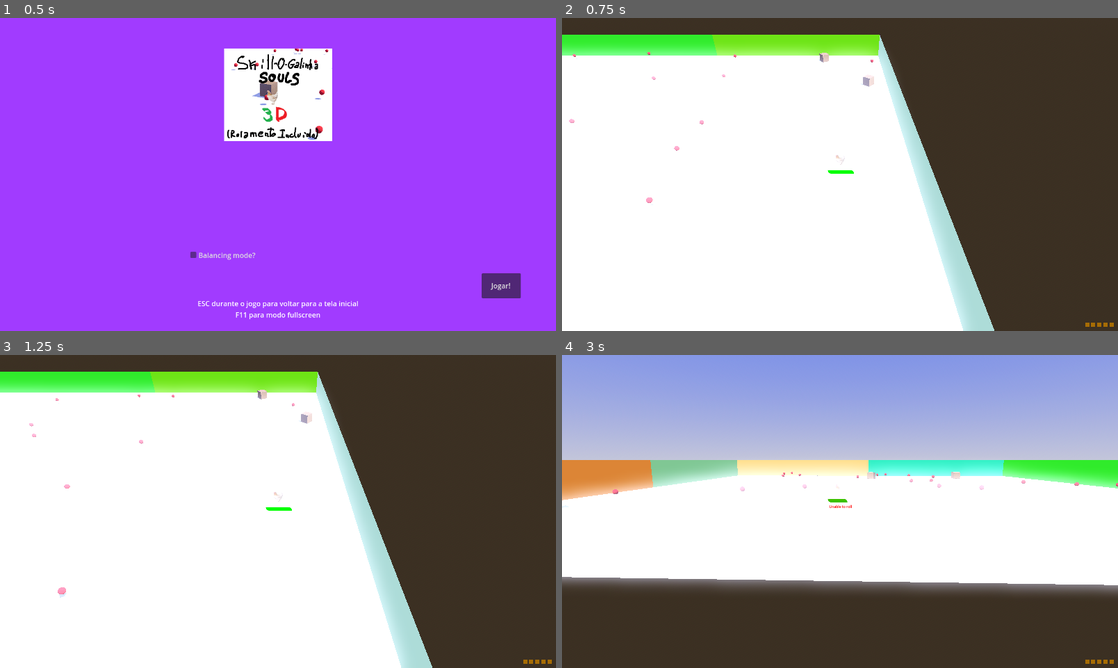
Above: before the commit, frames 1-4 (two rows, left to right).
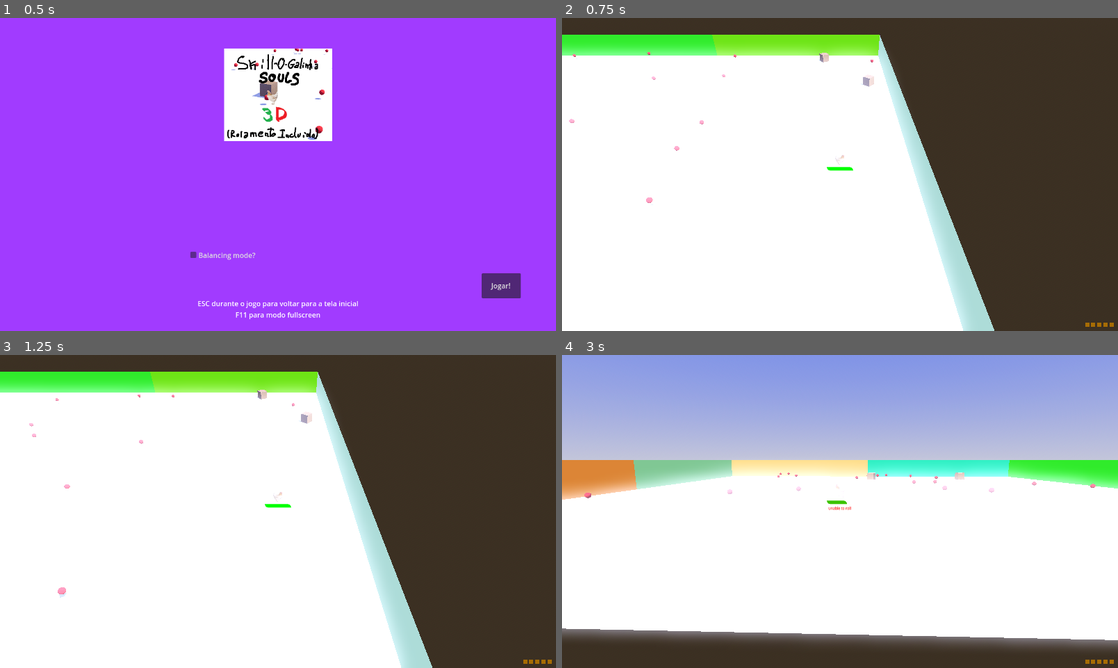
Above: after the commit, the same moments.

Repository: Garori/Skill-O-Galinha-SOULS-3D
Game: Godot game, scene res://Scenes/Menu_Inicial.tscn
Same seed, same stepped clock (60 frames per second), same inputs: the game is played once before the commit and once after it.
Inputs (mouse positions are in pixels of both pictures, inside the frame that each line leads up to):
- Up to frame 1 (0.5 s): no input
- Up to frame 2 (0.75 s): click "Jogar!" at 0.5 s
- Up to frame 3 (1.25 s): no input
- Up to frame 4 (3 s): tap Enter (next_level) at 1.25 s; move the mouse to (867, 511) at 1.27 s; hold Right mouse button (aim) 1.28-2.03 s; hold Up (ui_up) from 1.28 s (still down); click (867, 511) at 1.42 s; tap Space (dodge_roll) at 1.55, 2.1 s; move the mouse to (812, 511) at 2.02 s; click (812, 511) at 2.17 s; tap Shift (run) at 2.3 s; move the mouse to (851, 505) at 2.77 s; hold Shift (run) from 2.78 s (still down)

Frame 1 is identical in both runs. In frame 2, 0.1% of the frame differs, in the area x 47-53%, y 43-50%; in frame 3, 0.1%; in frame 4, 21%, in the area x 0-100%, y 33-94%.

Commit message:
state machine da galinha

Diff:
--- a/Prefabs/player.tscn
+++ b/Prefabs/player.tscn
@@ -1,10 +1,14 @@
-[gd_scene load_steps=24 format=3 uid="uid://3s2s3mtnmqp"]
+[gd_scene load_steps=28 format=3 uid="uid://3s2s3mtnmqp"]
 
 [ext_resource type="Script" uid="uid://d1ji5hd55jsvc" path="res://Scripts/Galinha.gd" id="1_wy4ea"]
 [ext_resource type="Texture2D" uid="uid://dtvgg2me15f1n" path="res://Assets/Images/chicken-poster-Sheet.png" id="2_tgblj"]
 [ext_resource type="Texture2D" uid="uid://d0our7ifxubal" path="res://Assets/Images/chicken-poster-Sheet _inverted.png" id="4_3b7sp"]
 [ext_resource type="Texture2D" uid="uid://b6lwdhojg35k6" path="res://Assets/Images/spitesheet_galinha.png" id="4_gqcq0"]
 [ext_resource type="Texture2D" uid="uid://cqshcxkehg1k" path="res://Assets/Images/leek.png" id="5_uf6p3"]
+[ext_resource type="Script" uid="uid://cgcykyi573vh5" path="res://Scripts/States/state_machine.gd" id="6_juxdh"]
+[ext_resource type="Script" uid="uid://de11ognqopl1h" path="res://Scripts/States/ChickenPlayer/Idle.gd" id="7_juxdh"]
+[ext_resource type="Script" uid="uid://dxfguw3jeo6x0" path="res://Scripts/States/ChickenPlayer/Walk.gd" id="8_08u7w"]
+[ext_resource type="Script" uid="uid://seq5w2p106t6" path="res://Scripts/States/ChickenPlayer/Run.gd" id="9_kgmex"]
 
 [sub_resource type="Animation" id="Animation_yaqtp"]
 resource_name = "RESET"
@@ -348,8 +352,6 @@
 axis_lock_linear_y = true
 axis_lock_angular_y = true
 script = ExtResource("1_wy4ea")
-mayTheChickenRoll = true
-mayTheChickenRun = true
 stamina = 80.0
 
 [node name="animacao" type="AnimationPlayer" parent="."]
@@ -418,12 +420,11 @@
 anchor_top = 0.5
 anchor_right = 0.5
 anchor_bottom = 0.5
-offset_left = -18.16
-offset_top = -0.039978
-offset_right = 41.84
-offset_bottom = 7.96002
+offset_left = -0.16000366
+offset_top = -0.039993286
+offset_right = 59.839996
+offset_bottom = 7.9600067
 grow_horizontal = 2
-grow_vertical = 2
 size_flags_horizontal = 3
 size_flags_vertical = 3
 alignment = 1
@@ -451,3 +452,20 @@
 text = "Unable to roll"
 label_settings = SubResource("LabelSettings_r8cy2")
 horizontal_alignment = 1
+
+[node name="StateMachine" type="Node" parent="." node_paths=PackedStringArray("initial_state")]
+script = ExtResource("6_juxdh")
+initial_state = NodePath("Idle")
+metadata/_custom_type_script = "uid://cgcykyi573vh5"
+
+[node name="Idle" type="Node" parent="StateMachine"]
+script = ExtResource("7_juxdh")
+metadata/_custom_type_script = "uid://de11ognqopl1h"
+
+[node name="Walk" type="Node" parent="StateMachine"]
+script = ExtResource("8_08u7w")
+metadata/_custom_type_script = "uid://dxfguw3jeo6x0"
+
+[node name="Run" type="Node" parent="StateMachine"]
+script = ExtResource("9_kgmex")
+metadata/_custom_type_script = "uid://seq5w2p106t6"
--- a/Scripts/Galinha.gd
+++ b/Scripts/Galinha.gd
@@ -1,30 +1,30 @@
+class_name Chicken
 extends CharacterBody3D
 
 
 var SPEED
-@onready var walkingSPEED = GlobalVar.walkingSPEED if GlobalVar.balancingMode else 5.0
-@onready var runningSPEED = GlobalVar.runningSPEED if GlobalVar.balancingMode else 10.0
 @onready var staRecover = GlobalVar.staRecover if GlobalVar.balancingMode else 0.35
 @onready var staUsage = GlobalVar.staUsage if GlobalVar.balancingMode else 1.
 @export var sensivity = 300
-var last
-@export var mayTheChickenRoll: bool
 
-@export var mayTheChickenRun: bool
-var aimPressed = false
+
 @onready var defaultCameraPosition = $CameraPivot/Camera3D.position
 @onready var defaultCameraPivotPosition = $CameraPivot.position
 @onready var statusContainerInitialPosition = $Control/statusContainer.position
+@onready var camera := $CameraPivot/Camera3D
 @onready var progressBar:ProgressBar = $Control/statusContainer/ProgressBar
 @onready var unabletoRoll:Label = $Control/statusContainer/unableToRoll
 @onready var unableToRun:Label = $Control/statusContainer/UnableToRun
-var playerin2d
-const bala = preload("res://Prefabs/bala.tscn")
-# const teste = 1001
-var direction
-@export var stamina:float = 100.0
+@onready var sprite = $Sprite
+@export var stamina:float
+
+var mayTheChickenRoll: bool
+var mayTheChickenRun: bool
+var last
 var modRED = 1*(100-stamina)/100
 var modGREEN = 1*(stamina)/100
+var t_passed = 0
+var new_pos_fixed = Vector2(0,0)
 
 var gravity = ProjectSettings.get_setting("physics/3d/default_gravity")
 
@@ -39,97 +39,31 @@
 	unabletoRoll.visible = not mayTheChickenRoll
 	unableToRun.visible = not mayTheChickenRun
 	stamina = 100
-	#atacar = false
 
-	#$CameraPivot/Camera3D.
+
 
 func _physics_process(delta):
-	#var positionbotton_right = $CameraPivot/Camera3D.unproject_position(to_global($CollisionShape3D.position - \
-	#Vector3(-0.69/2,1.1/2,-0.1/2)))
-	#var positionbotton_left = $CameraPivot/Camera3D.unproject_position(to_global($CollisionShape3D.position - \
-	#Vector3(0.69/2,1.1/2,-0.1/2)))
-	#var sizezzz = positionbotton_right.x - positionbotton_left.x
-	##print_debug(sizezzz)
-	$Control.position = $CameraPivot/Camera3D.unproject_position(to_global($CollisionShape3D.position - \
-	Vector3(0.69/2,1.1/2,-0.1/2))) + Vector2(0,10)
+	# Node2D.get_mouse_global_position()
+	# get_viewport().warp_mouse(new_pos)
+	var screen_pos = camera.unproject_position(global_position + Vector3(0, -0.2-$CollisionShape3D.shape.size.y/2, 0))
+	$Control.global_position = screen_pos + Vector2(-$Control/statusContainer/ProgressBar.get_rect().size.x / 2, 0)
 
-
-	#$ColorRect.position = $CameraPivot/Camera3D.unproject_position($Sprite.global_position)
-	#print_debug($Sprite.global_rotation_degrees)
-	#print_debug($CollisionShape3D.)
-	#print_debug($CollisionShape3D.global_position-Vector3(0.69/2,1.1/2,0))
-	#print_debug(playerin2d)
-	#print_debug($CollisionShape3D.global_position)
-	#var a:TriangleMesh = $Sprite.generate_triangle_mesh()
-	#$Sprite.
-	#print_debug(a.mesh.get_faces())
-	#$CollisionShape2D.global_position = Vector2(position.x,position.z)
-	#$CollisionShape2D.position = $Camera3Dfor2D.unproject_position(position)
-	#print_debug("__________________________________________")
-	#print_debug($CollisionShape2D.global_position)
-	#print_debug($CollisionShape2D.global_position)
+	# $Control.global_position += Vector2(-$Control/statusContainer/ProgressBar.get_rect().size.x / 2, 0)
 
 	if not is_on_floor():
 		velocity.y -= gravity * delta
-	# Add the gravity.
-	#if Input.is_action_just_pressed("aim"):
-		#$CameraPivot/Camera3D.rotation.x = 0
-		#$CameraPivot.rotation.x = 0
-		#$CameraPivot.position.y=0
-		#$CameraPivot/Camera3D.position=Vector3(0,0,0.9)
-		#$CameraPivot/Camera3D.fov = 5
-		#sensivity = 1200
-		#SPEED = 2.0
-	#if Input.is_action_just_released("aim"):
-		#aimPressed = false
-		#$CameraPivot/Camera3D.position=defaultCameraPosition
-		#$CameraPivot.position=defaultCameraPivotPosition
-		#$CameraPivot/Camera3D.fov = 55.3
-		#sensivity = 300
-		#SPEED = 5.0
-	#if Input.is_action_pressed("aim"):
-		#aimPressed = true
-		#return
-	var input_dir = Input.get_vector("ui_left", "ui_right", "ui_up", "ui_down")
-	if Input.is_action_pressed("ui_right"):
-		last = "default_dir"
-	elif Input.is_action_pressed("ui_left"):
-		last = "default_esq"
+	# Get the input direction and handle the movement/deceleration.
+	# As good practice, you should replace UI actions with custom gameplay actions.
 
 	if is_on_floor():
 		$Sprite.animation = last
-
-	if Input.is_action_just_pressed("ui_attack") and is_on_floor():
-		$arma/animacao.play("attack")
-
-	if Input.is_action_just_pressed("dodge_roll") and is_on_floor() and mayTheChickenRoll:
-		$animacao.play("rolamento")
-		pass
-
-	# Get the input direction and handle the movement/deceleration.
-	# As good practice, you should replace UI actions with custom gameplay actions.
-	if Input.is_action_pressed("run") and stamina > 0.5 and mayTheChickenRun and input_dir != Vector2(0,0):
-		SPEED = runningSPEED
-		stamina -= staUsage
-		#print_debug(stamina)
-	elif not Input.is_action_pressed("run") or (Input.is_action_pressed("run") and (not mayTheChickenRun or input_dir == Vector2(0,0))):
-		#print_debug(input_dir)
-		SPEED = walkingSPEED
-		if stamina <100:
-			stamina += staRecover
-		if stamina>95:
-			mayTheChickenRun = true
-	#if Input.is_action_just_released("run"):
-		#if stamina<15:
-			#mayTheChickenRun = false
-	if (Input.is_action_just_released("run") and stamina <=30) or stamina<5:
-		mayTheChickenRun = false
-		mayTheChickenRoll = false
 
 	progressBar.value = stamina
 	unabletoRoll.visible = not mayTheChickenRoll
 	unableToRun.visible = not mayTheChickenRun
 
+	if stamina>95:
+		mayTheChickenRun = true
 	if stamina<80:
 		mayTheChickenRoll = false
 	elif stamina>=80 and mayTheChickenRun:
@@ -147,29 +81,15 @@
 
 	progressBar.modulate = Color(modRED,modGREEN,0)
 
-	direction = (transform.basis * Vector3(input_dir.x, 0, input_dir.y)).normalized()
-	if direction:
-		$Sprite.play()
-		velocity.x = direction.x * SPEED
-		velocity.z = direction.z * SPEED
-	else:
-		velocity.x = move_toward(velocity.x, 0, SPEED)
-		velocity.z = move_toward(velocity.z, 0, SPEED)
-		$Sprite.stop()
+func _input(event):
 
-	move_and_slide()
+	if Input.is_action_just_pressed("ui_attack") and is_on_floor():
+		$arma/animacao.play("attack")
 
-func _input(event):
-	# print_debug(position)
-	#if aimPressed and event is InputEventMouseButton and event.button_index == 1 and event.is_action_pressed("ui_attack"):
-		#var obj:Object = bala.instantiate()
-		#obj.position = position
-		#var calculo = obj.transform.basis * ($CameraPivot/saidaDeBalas.global_position-position).normalized()
-		#obj.direction = Vector3(calculo.x,$CameraPivot.rotation.x,calculo.z) * 100
-		#obj.rotation = Vector3($CameraPivot.rotation.x,rotation.y,0)
-		##print_debug($saidaDeBalas.position-position)
-		##print_debug(obj.rotation)
-		#get_parent().add_child(obj)
+	if Input.is_action_just_pressed("dodge_roll") and is_on_floor() and mayTheChickenRoll:
+		$animacao.play("rolamento")
+
+
 	if event is InputEventMouseButton:
 		if event.button_index == MOUSE_BUTTON_WHEEL_DOWN:
 			$CameraPivot/Camera3D.position.y -= 0.1
@@ -178,13 +98,10 @@
 			$CameraPivot/Camera3D.position.y += 0.1
 			$CameraPivot/Camera3D.position.z += 1.0
 
-		$CameraPivot/Camera3D.position.y = clampf($CameraPivot/Camera3D.position.y, 0.3, 6)
-		$CameraPivot/Camera3D.position.z = clampf($CameraPivot/Camera3D.position.z, 3, 60)
-		$Control.scale= Vector2(25/$CameraPivot/Camera3D.position.z,25/$CameraPivot/Camera3D.position.z)
+		$CameraPivot/Camera3D.position.y = clampf($CameraPivot/Camera3D.position.y, 0.3, 4)
+		$CameraPivot/Camera3D.position.z = clampf($CameraPivot/Camera3D.position.z, 3, 40)
+		# $Control.scale= Vector2(25/$CameraPivot/Camera3D.position.z,25/$CameraPivot/Camera3D.position.z)
 
-
-		#$Control/statusContainer.position.y = clampf($statusContainer.position.y, statusContainerInitialPosition.y-22, statusContainerInitialPosition.y+35)
-		# print_debug($CameraPivot/Camera3D.position)
 
 	if event is InputEventMouseMotion:
 		rotation.y -= event.relative.x/sensivity
--- a/Scripts/Menu_Inicial.gd
+++ b/Scripts/Menu_Inicial.gd
@@ -1,4 +1,7 @@
 extends Node
+
+var t_passed = 0
+var new_pos_fixed = Vector2(0,0)
 # Called when the node enters the scene tree for the first time.
 func _ready():
 	$varsContainer/nCaixas/inputCaixas.text = str(Levels.levels["-1"]["nCaixas"])
@@ -13,6 +16,7 @@
 	$balancingMode.button_pressed = GlobalVar.balancingMode
 
 	Input.mouse_mode = Input.MOUSE_MODE_VISIBLE
+
 
 	pass # Replace with function body.
 
--- /dev/null
+++ b/Scripts/States/ChickenPlayer/Idle.gd
@@ -0,0 +1,21 @@
+class_name ChickenIdle
+extends ChickenState
+
+func enter():
+	print_debug(player)
+	player.SPEED = 0
+	player.velocity.x = move_toward(player.velocity.x, 0, player.SPEED)
+	player.velocity.z = move_toward(player.velocity.z, 0, player.SPEED)
+	if player.sprite:
+		player.sprite.stop()
+
+func physics_update(_delta: float):
+	if player.stamina <100:
+		player.stamina += player.staRecover
+
+func handle_input(_event: InputEvent):
+	var input_dir = Input.get_vector("ui_left", "ui_right", "ui_up", "ui_down")
+	if input_dir and not Input.is_action_pressed("run"):
+		Transitioned.emit(self, "walk")
+	if input_dir and  Input.is_action_pressed("run"):
+		Transitioned.emit(self, "run")
--- /dev/null
+++ b/Scripts/States/ChickenPlayer/Run.gd
@@ -0,0 +1,18 @@
+class_name ChickenRun
+extends ChickenWalk
+
+@onready var runningSPEED = GlobalVar.runningSPEED if GlobalVar.balancingMode else 10.0
+
+func enter():
+	player.SPEED = runningSPEED
+
+
+func physics_update(_delta: float):
+	var input_dir = Input.get_vector("ui_left", "ui_right", "ui_up", "ui_down")
+
+	if !input_dir:
+		Transitioned.emit(self, "idle")
+
+	walk(input_dir)
+
+	player.stamina -= player.staUsage
--- /dev/null
+++ b/Scripts/States/ChickenPlayer/State.gd
@@ -0,0 +1,7 @@
+extends State
+class_name ChickenState
+
+var player: Chicken
+
+func _ready() -> void:
+	player = get_parent().get_parent()
--- /dev/null
+++ b/Scripts/States/ChickenPlayer/Walk.gd
@@ -0,0 +1,57 @@
+class_name ChickenWalk
+extends ChickenState
+
+@onready var walkingSPEED = GlobalVar.walkingSPEED if GlobalVar.balancingMode else 5.0
+var direction
+
+func enter():
+	player.SPEED = walkingSPEED
+	pass
+
+func exit():
+	pass
+
+func update(_delta: float):
+	pass
+
+func walk(input_dir):
+
+	if Input.is_action_pressed("ui_right"):
+		player.last = "default_dir"
+	elif Input.is_action_pressed("ui_left"):
+		player.last = "default_esq"
+
+	direction = (player.transform.basis * Vector3(input_dir.x, 0, input_dir.y)).normalized()
+	if direction:
+		player.sprite.play()
+		player.velocity.x = direction.x * player.SPEED
+		player.velocity.z = direction.z * player.SPEED
+
+	player.move_and_slide()
+
+
+func physics_update(_delta: float):
+	var input_dir = Input.get_vector("ui_left", "ui_right", "ui_up", "ui_down")
+
+	if !input_dir:
+		Transitioned.emit(self, "idle")
+		return
+
+	if player.stamina <100:
+		player.stamina += player.staRecover
+
+	walk(input_dir)
+
+
+func handle_input(_event: InputEvent):
+
+	var input_dir = Input.get_vector("ui_left", "ui_right", "ui_up", "ui_down")
+	if Input.is_action_just_pressed("run") and player.stamina > 0.5 and player.mayTheChickenRun and input_dir:
+		Transitioned.emit(self, "run")
+
+	if (Input.is_action_just_released("run") and player.stamina <=30) or player.stamina<5:
+		player.mayTheChickenRun = false
+		player.mayTheChickenRoll = false
+		Transitioned.emit(self, "walk")
+	elif Input.is_action_just_released("run"):
+		Transitioned.emit(self, "walk")
--- /dev/null
+++ b/Scripts/States/State.gd
@@ -0,0 +1,21 @@
+extends Node
+class_name State
+
+signal Transitioned
+
+var state_machine: StateMachine
+
+func enter():
+	pass
+
+func exit():
+	pass
+
+func update(_delta: float):
+	pass
+
+func physics_update(_delta: float):
+	pass
+
+func handle_input(_event: InputEvent):
+	pass
--- /dev/null
+++ b/Scripts/States/state_machine.gd
@@ -0,0 +1,51 @@
+extends Node
+
+class_name StateMachine
+
+@export var initial_state: State
+
+var current_state: State
+var states: Dictionary = {}
+
+func _ready() -> void:
+	for child in get_children():
+		if child is State:
+			states[child.name.to_lower()] = child
+			child.state_machine = self
+			child.Transitioned.connect(on_child_transition)
+
+	if initial_state:
+		initial_state.enter()
+		current_state = initial_state
+
+func _process(delta: float):
+	if current_state:
+		current_state.update(delta)
+
+func _physics_process(delta: float) -> void:
+	if current_state:
+		current_state.physics_update(delta)
+
+func _input(event: InputEvent) -> void:
+	if current_state:
+		current_state.handle_input(event)
+
+
+func on_child_transition(state, new_state_name):
+	if state != current_state:
+		return
+
+	if current_state.name.to_lower() == new_state_name.to_lower():
+		return
+
+	var new_state = states.get(new_state_name.to_lower())
+
+	if !new_state:
+		return
+
+	if current_state:
+		current_state.exit()
+
+	new_state.enter()
+
+	current_state = new_state
Not shown, added: Scripts/States/ChickenPlayer/Idle.gd.uid
Not shown, added: Scripts/States/ChickenPlayer/Run.gd.uid
Not shown, added: Scripts/States/ChickenPlayer/State.gd.uid
Not shown, added: Scripts/States/ChickenPlayer/Walk.gd.uid
Not shown, added: Scripts/States/State.gd.uid
Not shown, added: Scripts/States/state_machine.gd.uid
